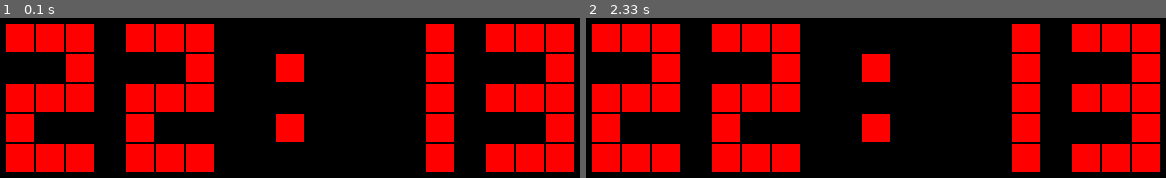
Above: before the commit, frames 1-2 (left to right).
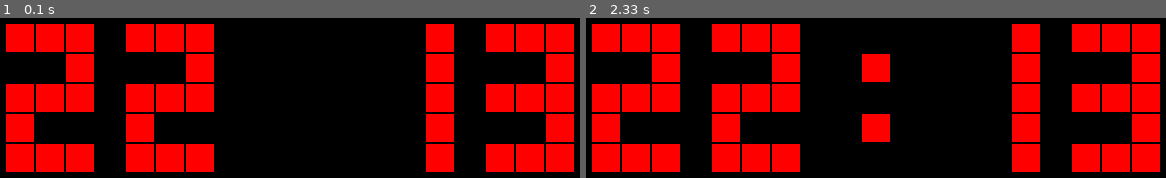
Above: after the commit, the same moments.

Repository: KlimentFis/Pygame_clock
Game: pygame game, started from clock.py
Two runs of this game, one before a commit and one after it. Both use one fixed random seed, a clock stepped at 60 frames per second and the inputs below.
Inputs:
- Up to frame 1 (0.1 s): no input
- Up to frame 2 (2.33 s): no input

The runs differ from the first frame. In frame 1, 1.7% of the frame differs, in the area x 47-53%, y 22-78%; in frame 2, nothing differs.

Commit message:
Added Ticks effect

Diff:
--- a/clock.py
+++ b/clock.py
@@ -29,18 +29,27 @@
 			':' : [(1,1), (1,3)]
 		}
 
+	def Draw(self, x, y, i, color):
+		pygame.draw.rect(self.display, color, (x * self.size + (self.size * 1) + i * self.size * 4 + 1, y * self.size + (self.size * 1) + 1, self.size-2, self.size-2))
+
+
 	def Draw_number(self):
 		for i in range(len(self.time)):
 			for x in range(self.width):
 				for y in range(self.height):
 					if (x, y) in self.char[self.time[i:i+1]]:
-						pygame.draw.rect(self.display, self.color, (x * self.size + (self.size * 1) + i * self.size * 4 + 1, y * self.size + (self.size * 1) + 1, self.size-2, self.size-2))
+						Clock.Draw(self, x, y, i, self.color)
 
 	def Get_time(self):
 		self.time = datetime.now().strftime("%H:%M")
 
 	def Fill_display(self):
 		self.display.set_colorkey(self.bg_color)
+
+	def Tick(self):
+		Clock.Draw(self, 9, 1, 0, self.bg_color)
+		Clock.Draw(self, 9, 3, 0, self.bg_color)
+
 
 Game_over = False
 while not Game_over:
@@ -50,6 +59,9 @@
 	my_clock.Get_time()
 	my_clock.Draw_number()
 	pygame.display.update()
+	my_clock.Tick()
+	sleep(1)
+	pygame.display.update()
 
 	for event in pygame.event.get():
 		if event.type == pygame.QUIT:
